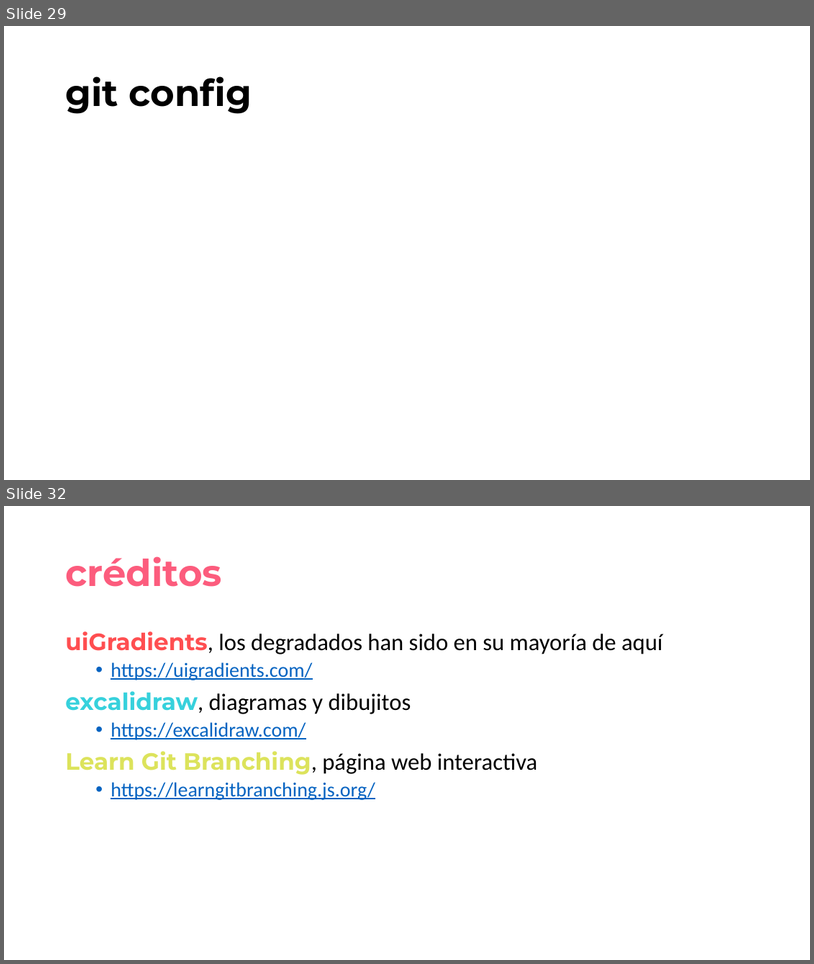
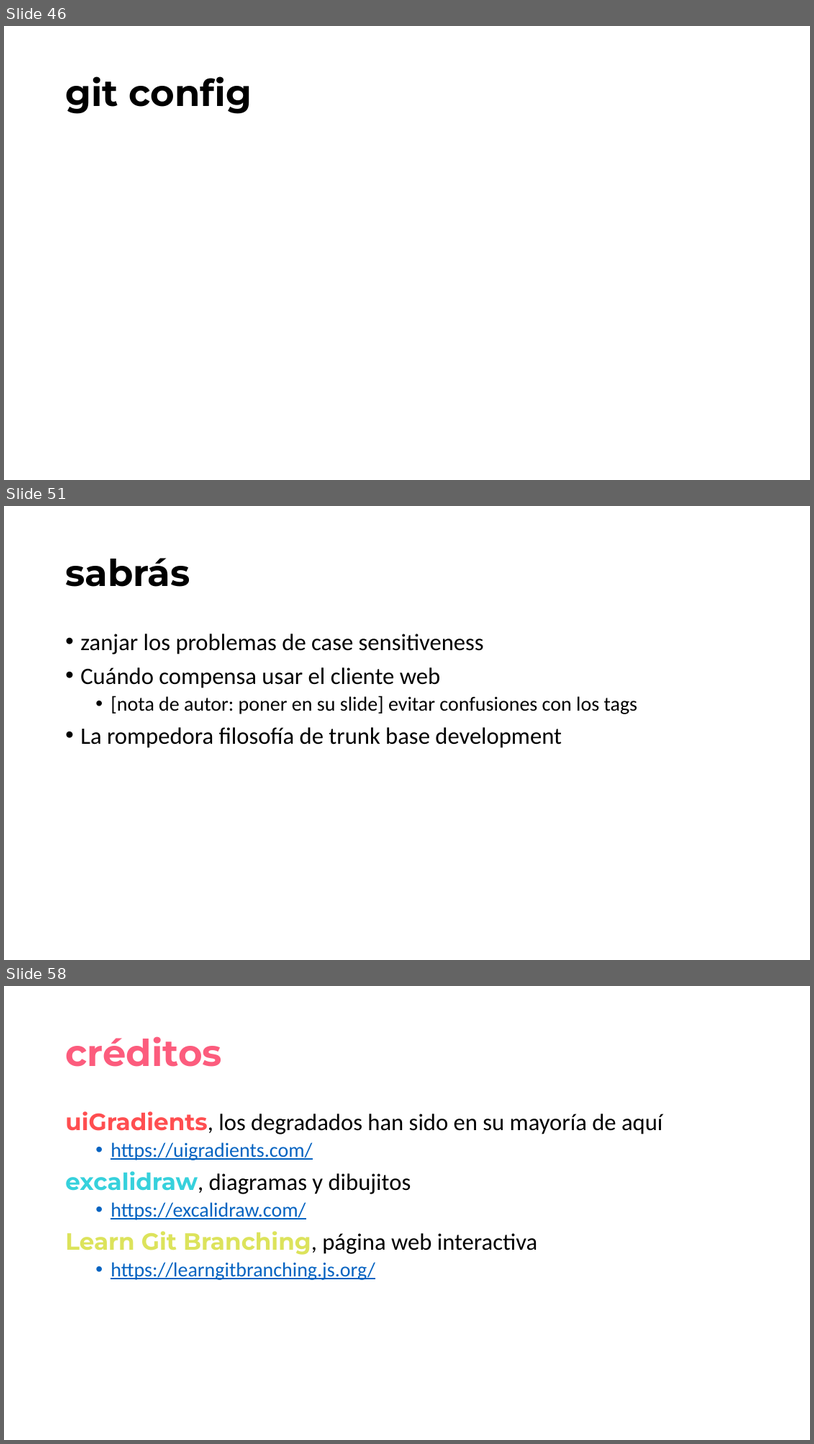
Before and after one commit to jofaval/talks-about, a slide deck: simplifying-git/fear-the-cli-no-more/simplifying-git-fear-the-cli-no-more.slides.es.pptx. Shown one above the other, each under a label of ours: slides 29 and 32 before the commit, slides 46, 51 and 58 after it; the slides between them are not shown. The pictures are 814x964 and 814x1444 pixels, drawn with LibreOffice and Linux fonts; fonts in the diff are those of the drawing. Boxes give left, top, right and bottom in pixels: in the first picture for what was removed or moved away, otherwise in the second. Text is boxed around its words. In the diff, an @@ line names an element or a change of style, - is before the commit and + after.

```diff
--- a/simplifying-git/fear-the-cli-no-more/simplifying-git-fear-the-cli-no-more.slides.es.pptx
+++ b/simplifying-git/fear-the-cli-no-more/simplifying-git-fear-the-cli-no-more.slides.es.pptx
@@ slide 51 added at [4, 506, 810, 960], background #FFFFFF @@
@@ title added at [65, 558, 190, 587], 44 pt, text #000000, bold @@
+sabrás
@@ text added at [80, 633, 638, 748], 28 pt, text #000000 @@
+• zanjar los problemas de case sensitiveness
+• Cuándo compensa usar el cliente web
+  • [nota de autor: poner en su slide] evitar confusiones con los tags
+• La rompedora filosofía de trunk base development
@@ what was slide 29 is now slide 46 @@
@@ what was slide 32 is now slide 58 @@
```
Also in this commit, not shown: 4 slides changed, 25 other slides added, 1 other file.
